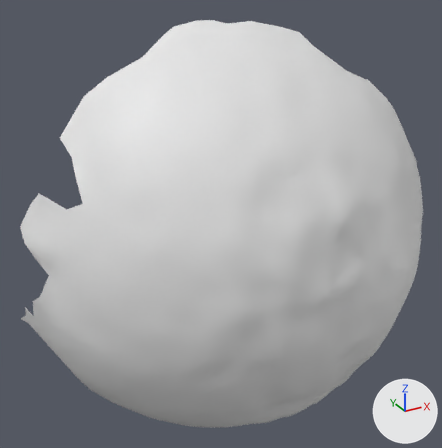
Renders of the OBJ model res/final/onecam_fullvolume/cleanedup/FullVolium.000406.obj from each side of a commit.
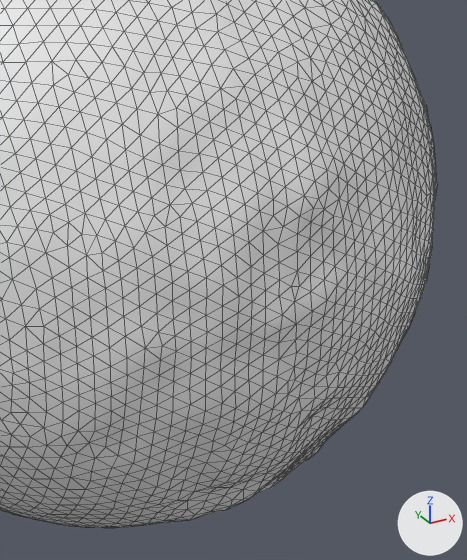
Each version appears first whole from a 50 mm camera at (259.3, -609.5, 658.8) aimed at (350.7, -443.3, 575.7), and next in a close-up on the part from 33% to 100% of the width and 21% to 100% of the height. The axes (+X, +Y, +Z) are drawn at lower right. The lights are the same throughout. The close-ups show mesh edges as thin lines. Where no turn or scale is listed for an object, it has been applied to the vertices.

Before the edit, the objects in view are built like this:
```python
me_fullvolium_000406 = bpy.data.meshes.new('FullVolium.000406')
me_fullvolium_000406.from_pydata(...)  # 1627 vertices, 3182 faces; spans x 286.5..430.9, y -491.2..-412.0, z 495.8..640.0
ob_fullvolium_000406 = bpy.data.objects.new('FullVolium.000406', me_fullvolium_000406)
ob_fullvolium_000406.location = (0.0, 0.0, 0.0)
```
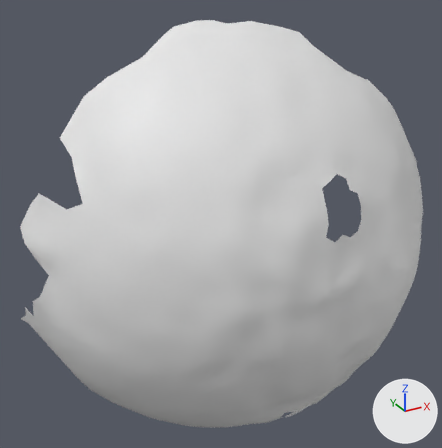
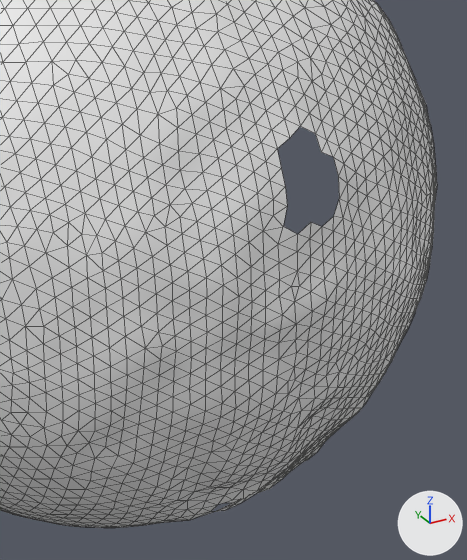
The edits, one by one:
me_fullvolium_000406 is used by ob_fullvolium_000406; location (0.0, 0.0, 0.0).
me_fullvolium_000406 had 1627 vertices, 3182 faces and spanned x 286.5..430.9, y -491.2..-412.0, z 495.8..640.0.
me_fullvolium_000406 now has 1613 vertices, 3133 faces and spans x 286.5..430.9, y -491.2..-412.0, z 495.8..640.0.
Part 1, on me_fullvolium_000406:
12 vertices are removed from x 363.0..370.0, y -488.6..-483.7, z 588.0..599.3.
38 faces are deleted.
Part 2, on me_fullvolium_000406:
2 vertices are removed from x 360.5..365.1, y -477.2..-476.3, z 515.5..516.6.
11 faces are deleted.

What differs and where, as boxes (x1, y1, x2, y2) in the close-ups (467 x 560 px):
part 1 of me_fullvolium_000406, deleted: before (277, 126, 339, 234)
part 2 of me_fullvolium_000406, deleted: before (211, 488, 263, 512)
